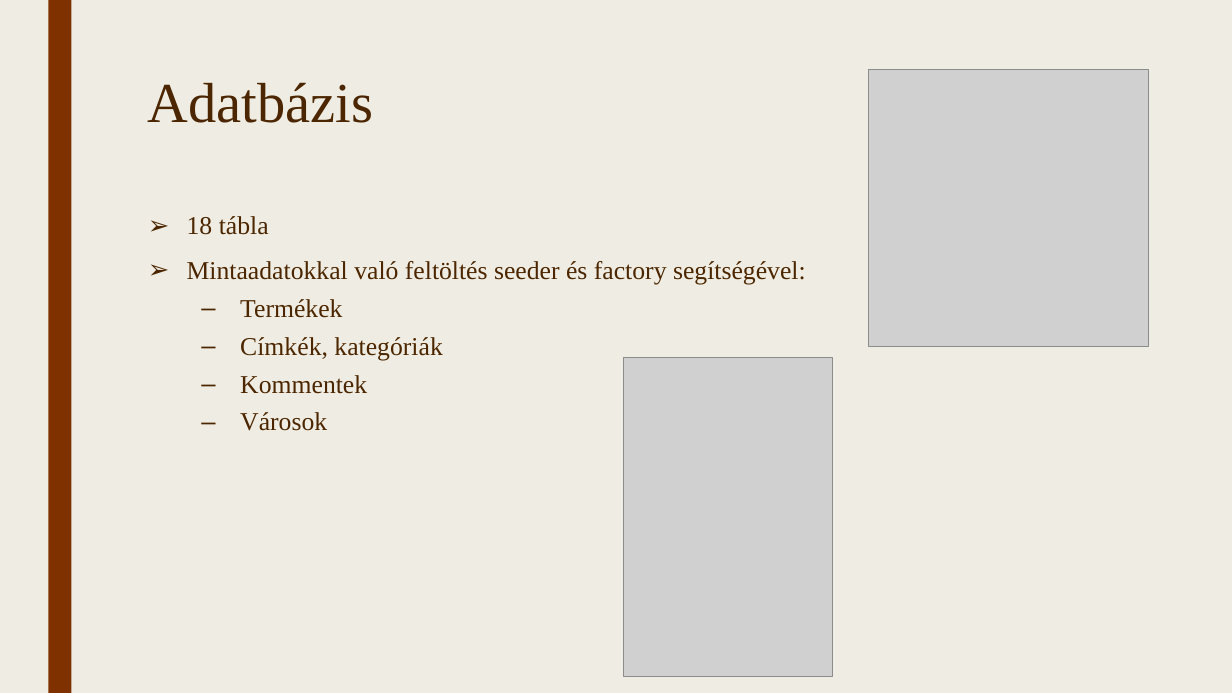
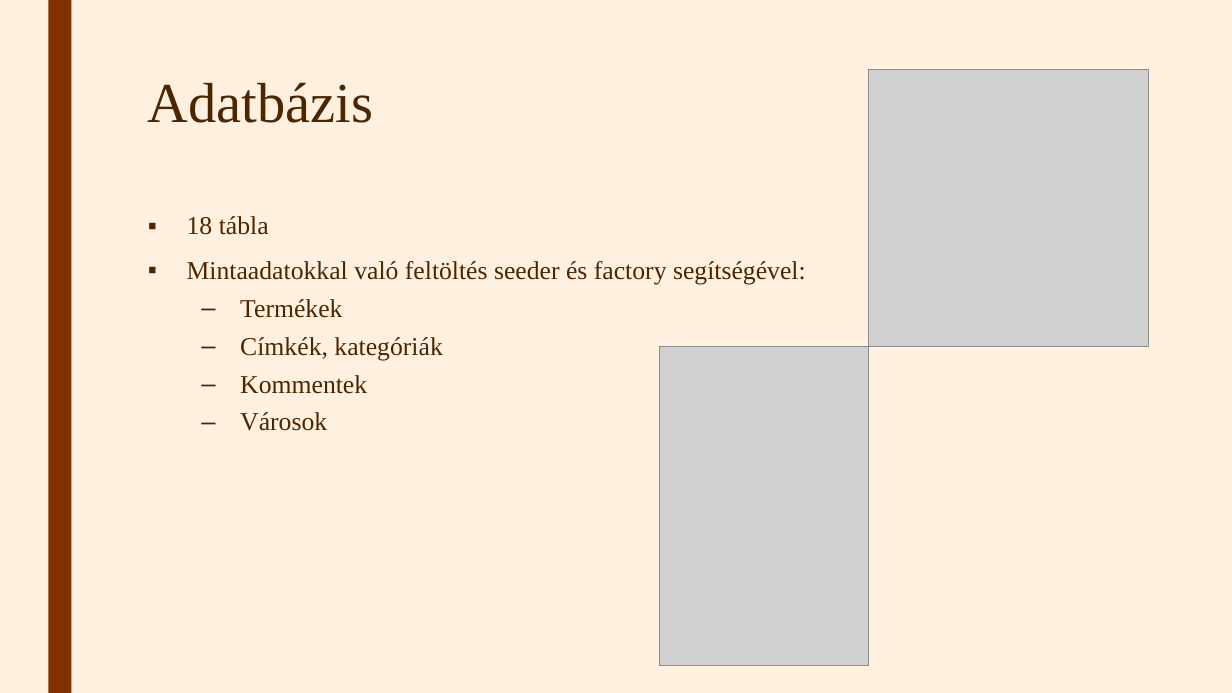
Before and after one commit to TothpalIstvano/13_S1_4_vizsgaremek, a slide deck: slide 8 of Fájlok/Bemutató.pptx. Drawn at 1232x693 pixels with LibreOffice and Linux fonts; fonts in the diff are those of the drawing; grey boxes stand for pictures. Boxes give left, top, right and bottom in pixels: in the first picture for what was removed or moved away, otherwise in the second. Text is boxed around its words. In the diff, an @@ line names an element or a change of style, - is before the commit and + after.

```diff
--- a/Fájlok/Bemutató.pptx
+++ b/Fájlok/Bemutató.pptx
@@ background #EFEDE3 to #FFF0E0 @@
@@ text at (187, 216, 806, 284): bullet ➢ to ▪ @@
@@ picture: place and size @@
-picture at (624, 358, 833, 677)
+picture at (660, 347, 869, 665)
```
Also in this commit, not shown: 12 other slides changed, 3 other files.
